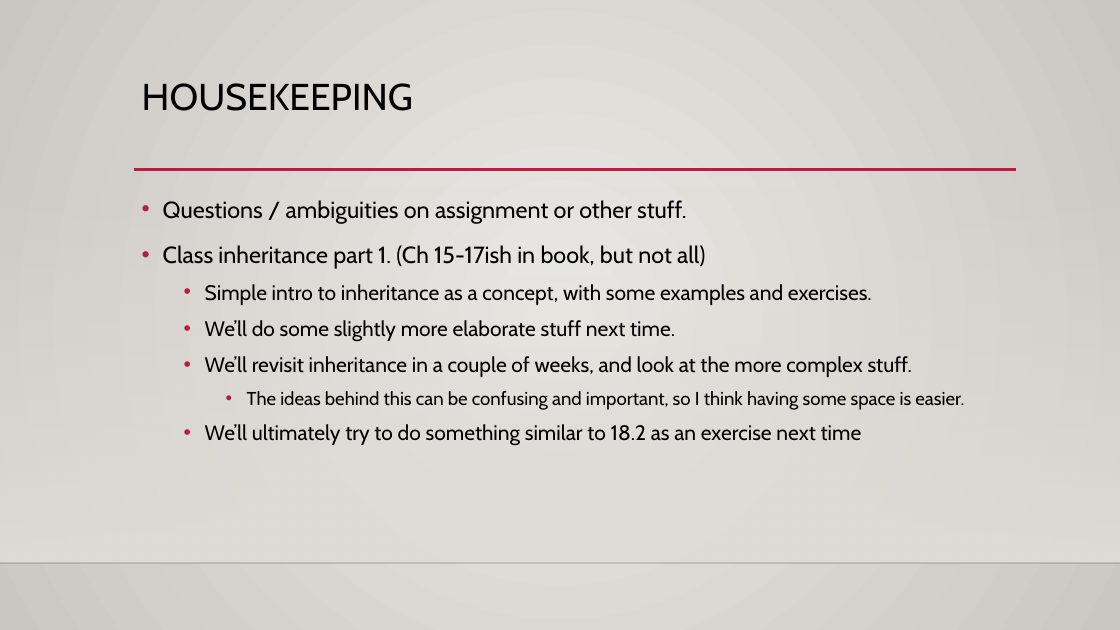
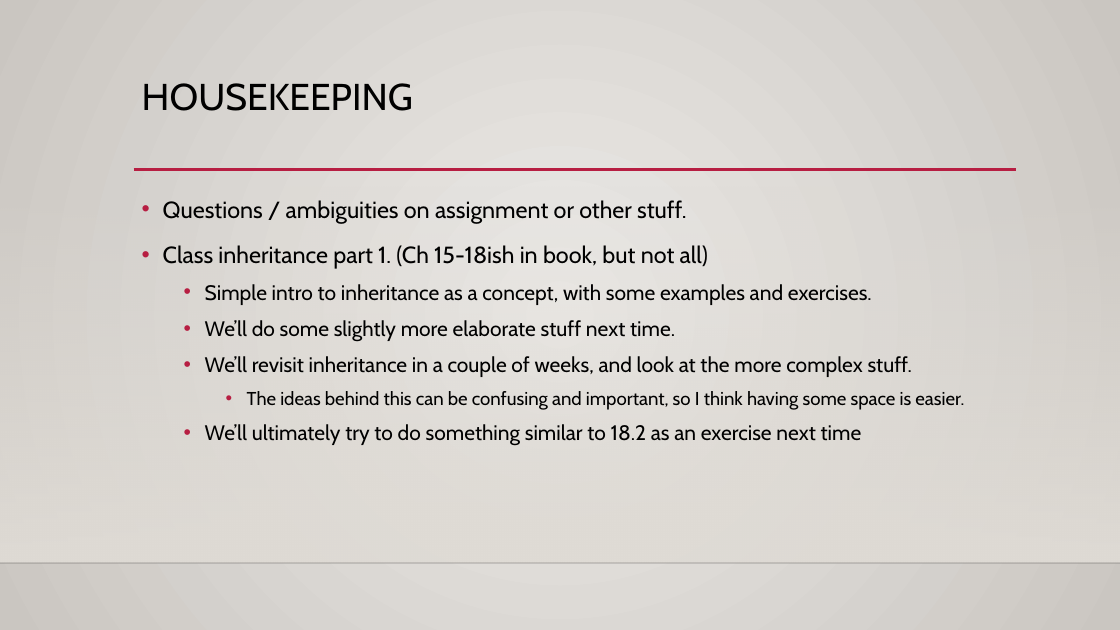
Before and after one commit to okohnkay/Programming_Basics_for_ML, a slide deck: slide 1 of course_material/slides/inheritance.pptx. Drawn at 1120x630 pixels with LibreOffice and Linux fonts; fonts in the diff are those of the drawing; background and template pictures are left out. Boxes give left, top, right and bottom in pixels: in the first picture for what was removed or moved away, otherwise in the second. Text is boxed around its words. In the diff, an @@ line names an element or a change of style, - is before the commit and + after.

```diff
--- a/course_material/slides/inheritance.pptx
+++ b/course_material/slides/inheritance.pptx
@@ text at [163, 245, 708, 269]: text changed @@
-• Class inheritance part 1. (Ch 15-17ish in book, but not all)
+• Class inheritance part 1. (Ch 15-18ish in book, but not all)
```
Also in this commit, not shown: 2 other files.
